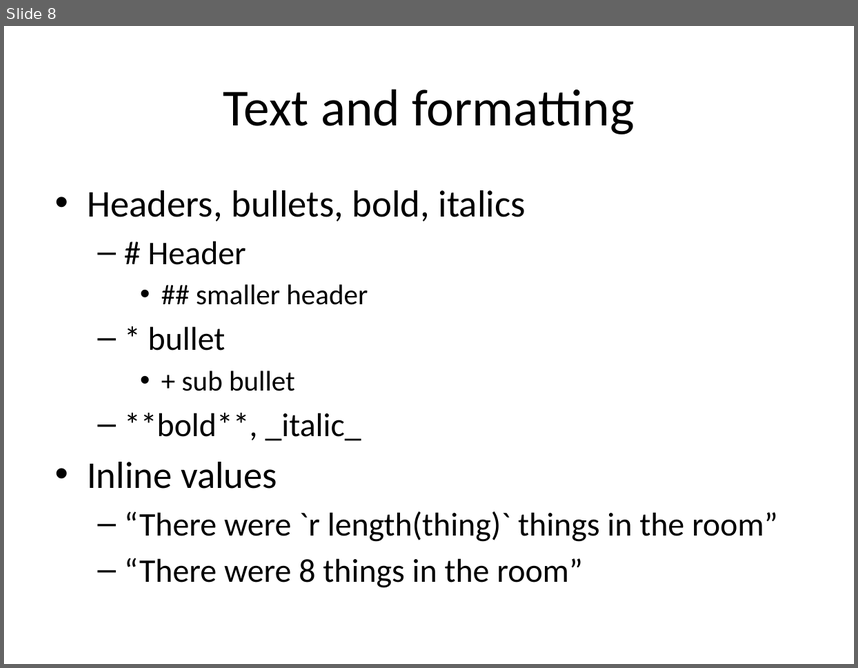
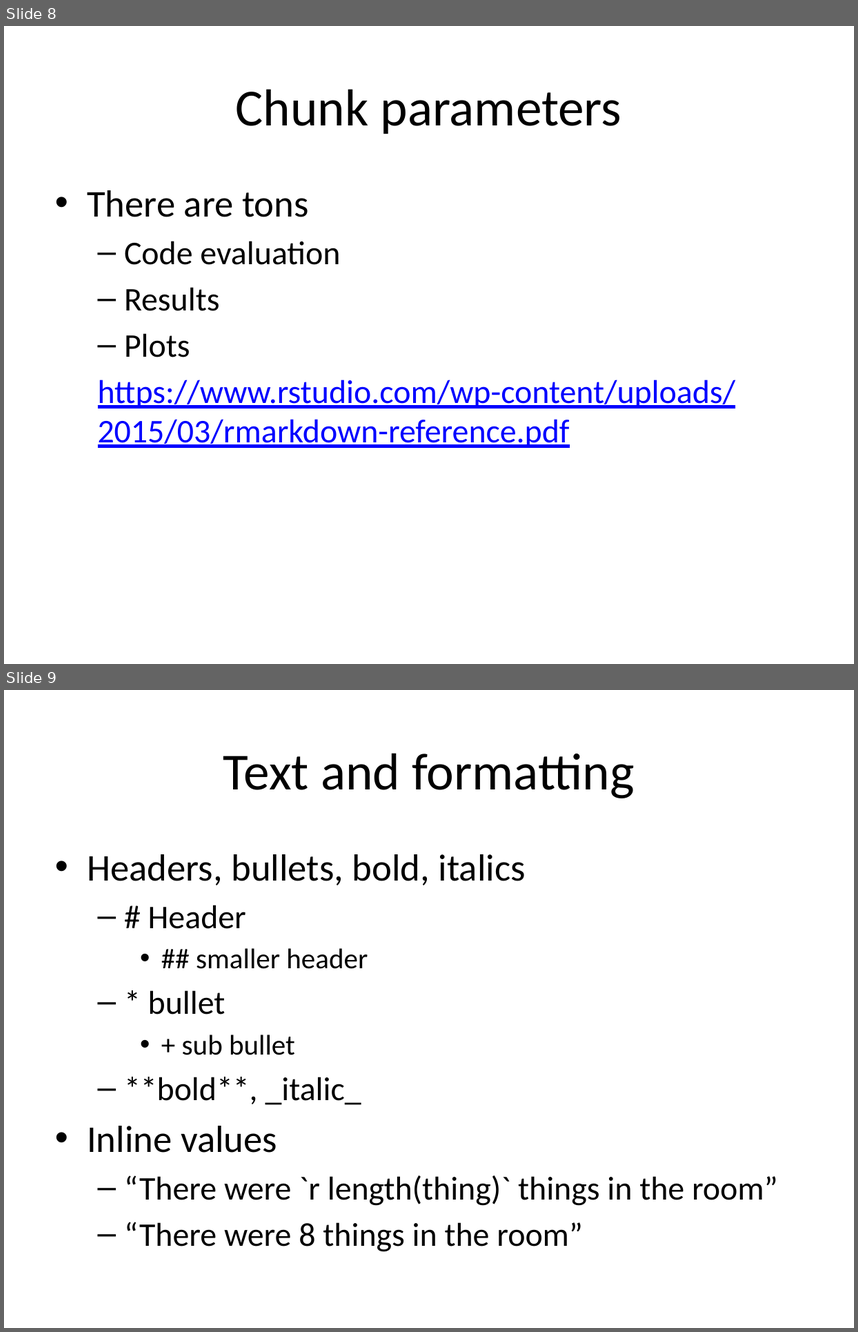
Before and after one commit to kjflynn/rmd_labmeeting, a slide deck: 1_24_18_slides.pptx. Shown one above the other, each under a label of ours: slide 8 before the commit, slides 8 and 9 after it. The pictures are 858x668 and 858x1332 pixels, drawn with LibreOffice and Linux fonts; fonts in the diff are those of the drawing. Boxes give left, top, right and bottom in pixels: in the first picture for what was removed or moved away, otherwise in the second. Text is boxed around its words. In the diff, an @@ line names an element or a change of style, - is before the commit and + after.

```diff
--- a/1_24_18_slides.pptx
+++ b/1_24_18_slides.pptx
@@ slide 8 added at bbox=[4, 26, 854, 664], background #FFFFFF @@
@@ title added at bbox=[236, 89, 622, 134], 44 pt, text #000000 @@
+Chunk parameters
@@ text added at bbox=[87, 190, 736, 448], 28 pt, text #0000FF, underline @@
+• There are tons
+  – Code evaluation
+  – Results
+  – Plots
+  https://www.rstudio.com/wp-content/uploads/2015/03/rmarkdown-reference.pdf
@@ what was slide 8 is now slide 9 @@
```
Also in this commit, not shown: 4 slides changed, 1 other file.
